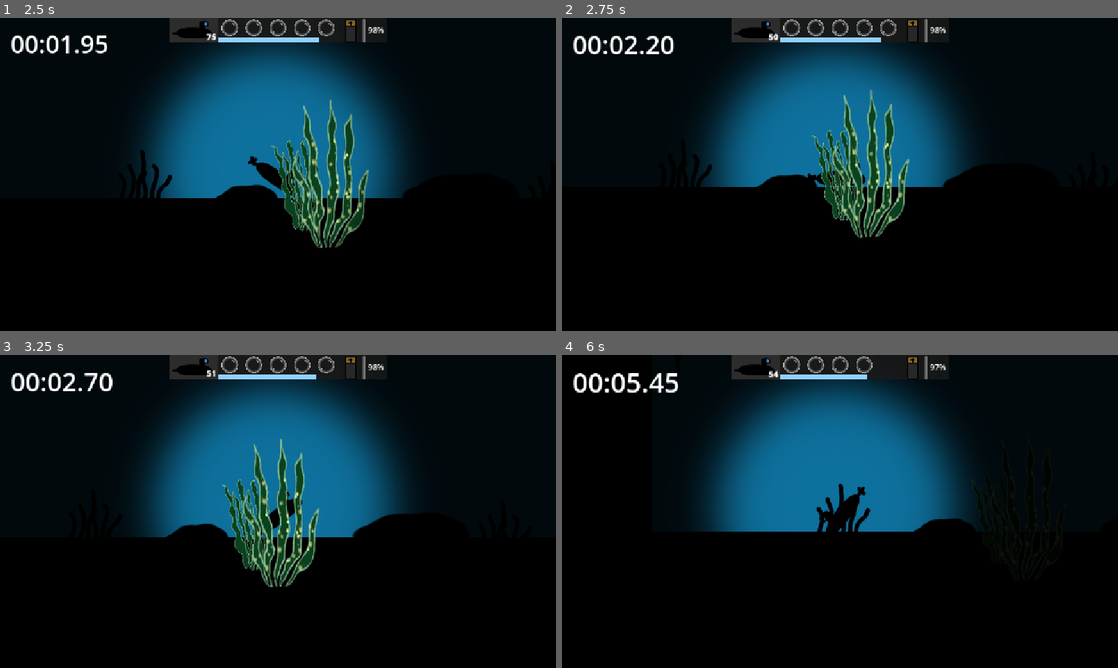
Above: before the commit, frames 1-4 (two rows, left to right).
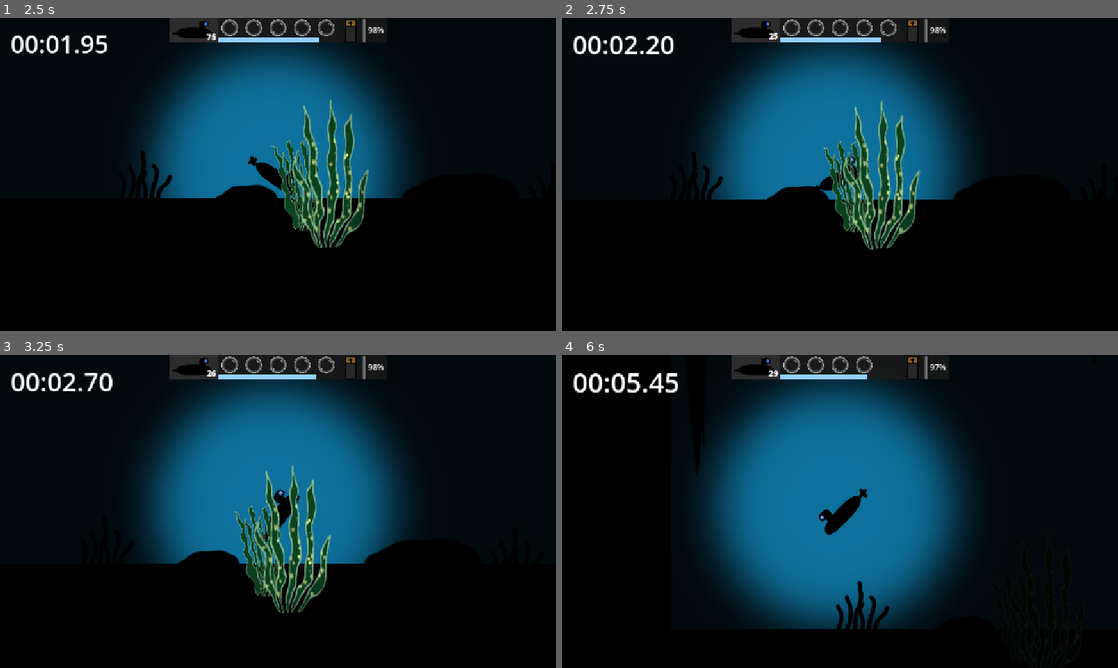
Above: after the commit, the same moments.

Repository: EddieRowe/godot-wild-jam-82
Game: Godot game, scene res://levels/level_1.tscn
Same seed, same stepped clock (60 frames per second), same inputs: the game is played once before the commit and once after it. This scene is started directly instead of the project's main scene.
Inputs:
- Up to frame 1 (2.5 s): tap Enter (ui_accept) at 0.5, 0.77, 1.52 s; hold Right (ui_right) 0.53-1.28 s; hold Down (ui_down) 1.28-2.03 s; hold Right (ui_right) from 2.03 s (still down)
- Up to frame 2 (2.75 s): keep holding Right (ui_right)
- Up to frame 3 (3.25 s): release Right (ui_right) at 2.78 s; hold Up (ui_up) from 2.78 s (still down); tap Enter (ui_accept) at 3.02 s
- Up to frame 4 (6 s): release Up (ui_up) at 3.53 s; hold Left (ui_left) 3.53-5.03 s; tap Enter (ui_accept) at 3.77, 4.52 s; hold Down (ui_down) 5.03-5.78 s; hold Right (ui_right) from 5.78 s (still down)

Frame 1 is identical in both runs. In frame 2, 6.4% of the frame differs, in the area x 23-76%, y 4-74%; in frame 3, 8.3%; in frame 4, 14%, in the area x 23-75%, y 4-88%.

Commit message:
Boundary corrections and reparented rocks

Diff:
--- a/levels/level_1.tscn
+++ b/levels/level_1.tscn
@@ -31,8 +31,14 @@
 [ext_resource type="PackedScene" uid="uid://glvtqalegb67" path="res://prefabs/OxygenBubble.tscn" id="29_0x1rk"]
 [ext_resource type="PackedScene" uid="uid://ddmscuyoh7haw" path="res://prefabs/OxygenBubble_Big.tscn" id="30_06ecp"]
 
+[sub_resource type="RectangleShape2D" id="RectangleShape2D_pnpm1"]
+size = Vector2(27214, 191)
+
+[sub_resource type="RectangleShape2D" id="RectangleShape2D_06ecp"]
+size = Vector2(3308, 96.9948)
+
 [sub_resource type="RectangleShape2D" id="RectangleShape2D_bt44k"]
-size = Vector2(26805.1, 118.5)
+size = Vector2(25212, 118.5)
 
 [node name="Level1" type="Node2D"]
 
@@ -57,64 +63,64 @@
 
 [node name="Boundaries" type="Node2D" parent="."]
 
-[node name="BOUNDARYRigidBody2D" type="RigidBody2D" parent="Boundaries" groups=["Obstacle"]]
+[node name="Ceiling" type="RigidBody2D" parent="Boundaries" groups=["Obstacle"]]
 position = Vector2(489, -96)
 freeze = true
 script = ExtResource("2_bt44k")
 
-[node name="CollisionShape2D" type="CollisionShape2D" parent="Boundaries/BOUNDARYRigidBody2D"]
-position = Vector2(11060.4, 10)
-shape = SubResource("RectangleShape2D_bt44k")
-
-[node name="ColorRect" type="ColorRect" parent="Boundaries/BOUNDARYRigidBody2D"]
+[node name="CollisionShape2D" type="CollisionShape2D" parent="Boundaries/Ceiling"]
+position = Vector2(12995, -27.5)
+shape = SubResource("RectangleShape2D_pnpm1")
+
+[node name="ColorRect" type="ColorRect" parent="Boundaries/Ceiling"]
 offset_left = -567.0
 offset_top = -663.0
 offset_right = 26553.0
 offset_bottom = 68.0
 color = Color(0, 0, 0, 1)
 
-[node name="BOUNDARYRigidBody2D3" type="RigidBody2D" parent="Boundaries" groups=["Obstacle"]]
+[node name="StartWall" type="RigidBody2D" parent="Boundaries" groups=["Obstacle"]]
 position = Vector2(-96, 138)
 rotation = -1.57079
 freeze = true
 script = ExtResource("2_bt44k")
 
-[node name="CollisionShape2D" type="CollisionShape2D" parent="Boundaries/BOUNDARYRigidBody2D3"]
-position = Vector2(618, -10)
-shape = SubResource("RectangleShape2D_bt44k")
-
-[node name="ColorRect" type="ColorRect" parent="Boundaries/BOUNDARYRigidBody2D3"]
+[node name="CollisionShape2D" type="CollisionShape2D" parent="Boundaries/StartWall"]
+position = Vector2(173, -2.49859)
+shape = SubResource("RectangleShape2D_06ecp")
+
+[node name="ColorRect" type="ColorRect" parent="Boundaries/StartWall"]
 offset_left = -1473.0
 offset_top = -1181.0
 offset_right = 1802.0
 offset_bottom = 46.0
 color = Color(0, 0, 0, 1)
 
-[node name="BOUNDARYRigidBody2D2" type="RigidBody2D" parent="Boundaries" groups=["Obstacle"]]
+[node name="Floor" type="RigidBody2D" parent="Boundaries" groups=["Obstacle"]]
 position = Vector2(489, 561)
 freeze = true
 script = ExtResource("2_bt44k")
 
-[node name="CollisionShape2D" type="CollisionShape2D" parent="Boundaries/BOUNDARYRigidBody2D2"]
-position = Vector2(11118, 240)
+[node name="CollisionShape2D" type="CollisionShape2D" parent="Boundaries/Floor"]
+position = Vector2(12015, 223)
 shape = SubResource("RectangleShape2D_bt44k")
 
-[node name="ColorRect2" type="ColorRect" parent="Boundaries/BOUNDARYRigidBody2D2"]
+[node name="ColorRect2" type="ColorRect" parent="Boundaries/Floor"]
 offset_left = -554.0
 offset_top = 164.0
 offset_right = 24577.0
 offset_bottom = 985.0
 color = Color(0, 0, 0, 1)
 
-[node name="Rock3" parent="Boundaries/BOUNDARYRigidBody2D2" instance=ExtResource("5_n46q3")]
-position = Vector2(2236, 127)
-freeze = true
-
-[node name="Rock4" parent="Boundaries/BOUNDARYRigidBody2D2" instance=ExtResource("5_n46q3")]
-position = Vector2(14198, 124)
-freeze = true
-
 [node name="Obstacles" type="Node2D" parent="."]
+
+[node name="Rock13" parent="Obstacles" instance=ExtResource("5_n46q3")]
+position = Vector2(2725, 688)
+freeze = true
+
+[node name="Rock14" parent="Obstacles" instance=ExtResource("5_n46q3")]
+position = Vector2(14687, 685)
+freeze = true
 
 [node name="Rock2" parent="Obstacles" instance=ExtResource("5_n46q3")]
 position = Vector2(468, 725)
Not shown: 1 places in levels/level_1.tscn that only renumber resources
